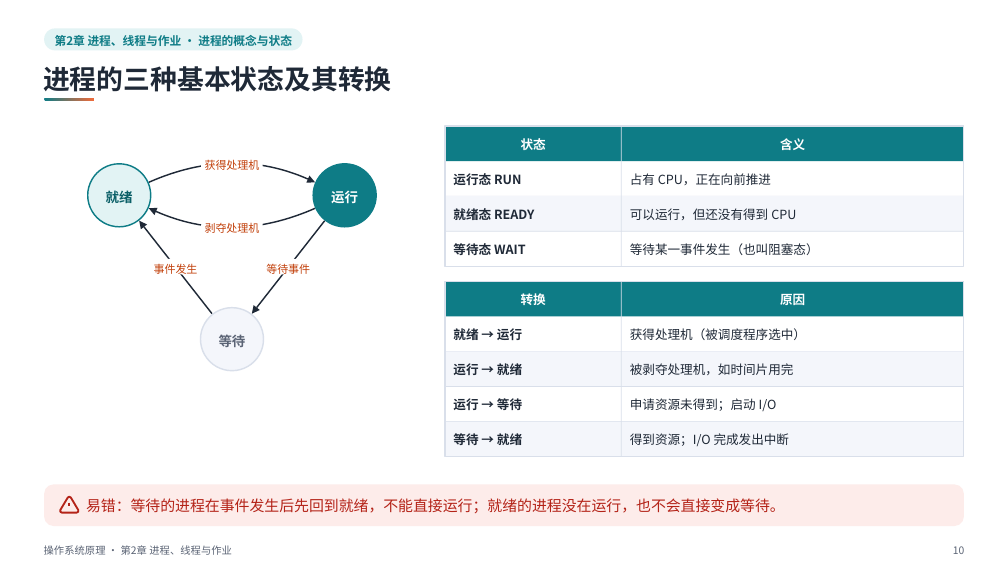
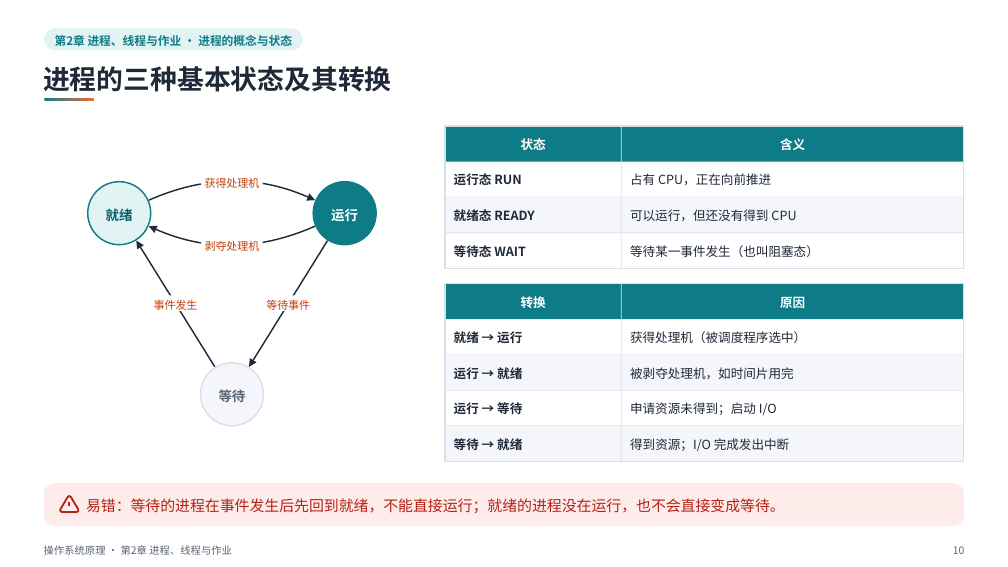
Before and after one commit to sweetcornna/JLU-remake, a slide deck: slide 10 of 大二下/操作系统原理/重制版PPT/第2章 进程、线程与作业（重制版）.pptx. Drawn at 1008x567 pixels with LibreOffice and Linux fonts; fonts in the diff are those of the drawing. Boxes give left, top, right and bottom in pixels: in the first picture for what was removed or moved away, otherwise in the second. Text is boxed around its words. In the diff, an @@ line names an element or a change of style, - is before the commit and + after.

```diff
--- a/大二下/操作系统原理/重制版PPT/第2章 进程、线程与作业（重制版）.pptx
+++ b/大二下/操作系统原理/重制版PPT/第2章 进程、线程与作业（重制版）.pptx
@@ 3 freeform shapes, 2 texts, 1 rounded rectangle: place and size @@
-3 freeform shapes, 2 texts, 1 rounded rectangle at <box>149,156,315,233</box>
+3 freeform shapes, 2 texts, 1 rounded rectangle at <box>149,174,315,251</box>
@@ 2 texts, 2 ellipses, 1 rounded rectangle, 1 freeform shape: place and size @@
-2 texts, 2 ellipses, 1 rounded rectangle, 1 freeform shape at <box>88,164,376,234</box>
+2 texts, 2 ellipses, 1 rounded rectangle, 1 freeform shape at <box>88,181,376,252</box>
@@ freeform shape: place and size @@
-freeform shape at <box>139,221,147,229</box>
+freeform shape at <box>136,240,144,250</box>
@@ freeform shape: place and size @@
-freeform shape at <box>144,227,212,314</box>
+freeform shape at <box>141,247,215,367</box>
@@ freeform shape: place and size @@
-freeform shape at <box>257,221,325,308</box>
+freeform shape at <box>253,240,327,360</box>
@@ 2 texts, 2 rounded rectangles: place and size @@
-2 texts, 2 rounded rectangles at <box>150,259,314,276</box>
+2 texts, 2 rounded rectangles at <box>150,296,314,313</box>
@@ 7 rectangles, 6 texts: place and size @@
-7 rectangles, 6 texts at <box>445,281,964,457</box>
+7 rectangles, 6 texts at <box>445,284,964,461</box>
@@ freeform shape: place and size @@
-freeform shape at <box>252,306,260,314</box>
+freeform shape at <box>249,358,256,368</box>
@@ ellipse: place and size @@
-ellipse at <box>200,308,263,371</box>
+ellipse at <box>200,363,263,426</box>
@@ text "等待": place and size @@
-text "等待" at <box>219,335,246,347</box>
+text "等待" at <box>219,390,246,402</box>
```
Also in this commit, not shown: 23 other slides changed, 11 other files.
